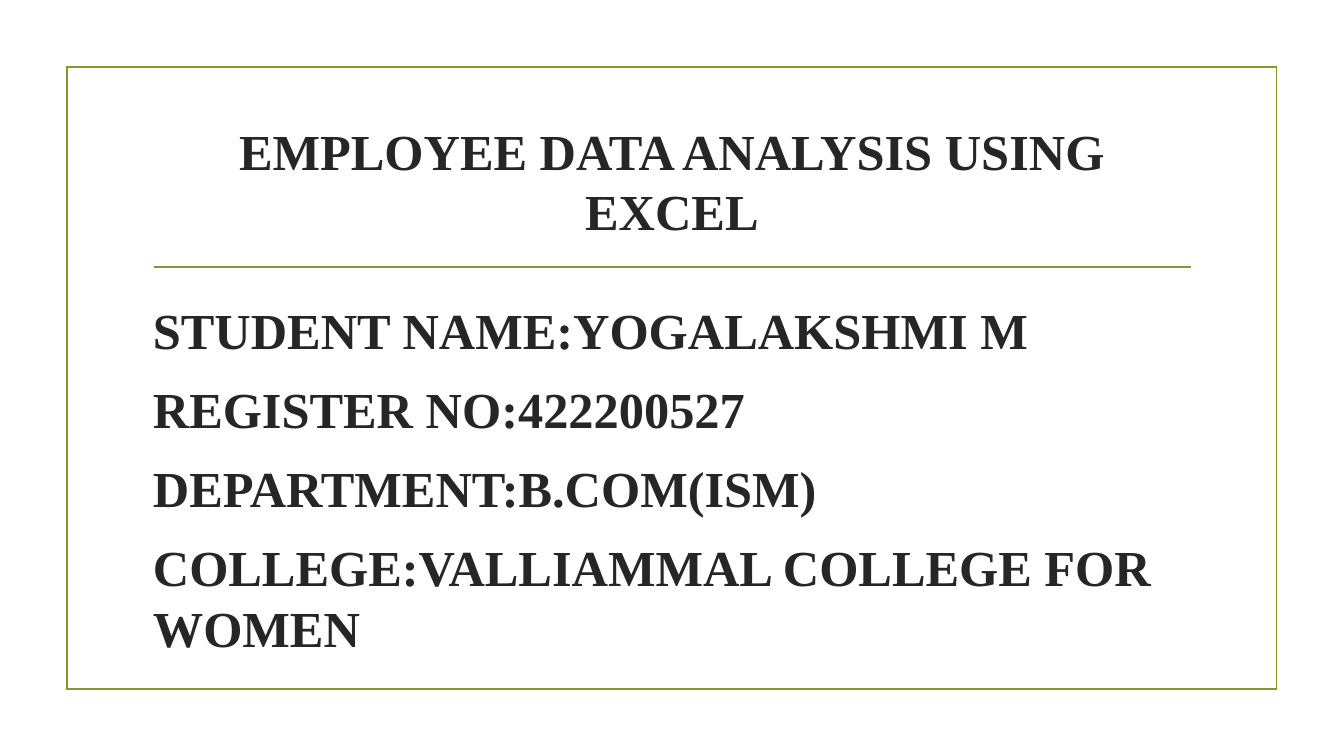
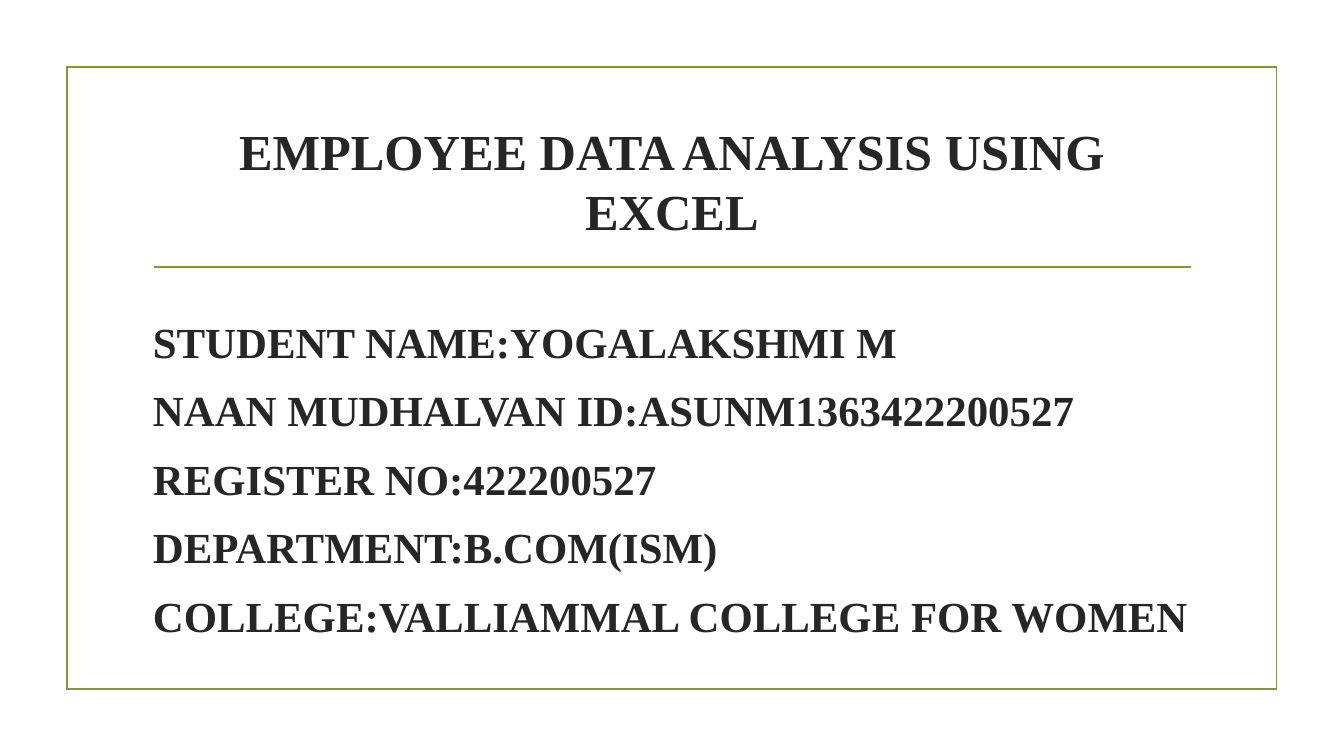
Before and after one commit to Yogemohan2004/TNSDC-DATA-ANALYTICS, a slide deck: slide 1 of Naan Mudhalvan PPT 2.pptx. Drawn at 1344x756 pixels with LibreOffice and Linux fonts; fonts in the diff are those of the drawing; background and template pictures are left out. Boxes give left, top, right and bottom in pixels: in the first picture for what was removed or moved away, otherwise in the second. Text is boxed around its words. In the diff, an @@ line names an element or a change of style, - is before the commit and + after.

```diff
--- a/Naan Mudhalvan PPT 2.pptx
+++ b/Naan Mudhalvan PPT 2.pptx
@@ text at (153, 329, 1187, 633): size 36 to 30.6 pt in "STUDENT NAME:YOGALAKSHMI M", "REGISTER NO:422200527", "DEPARTMENT:B.COM(ISM)", "COLLEGE:VALLIAMMAL COLLEGE FOR WOMEN"; less space between paragraphs @@
@@ text at (153, 397, 1074, 427): paragraph added @@
+NAAN MUDHALVAN ID:ASUNM1363422200527
```
